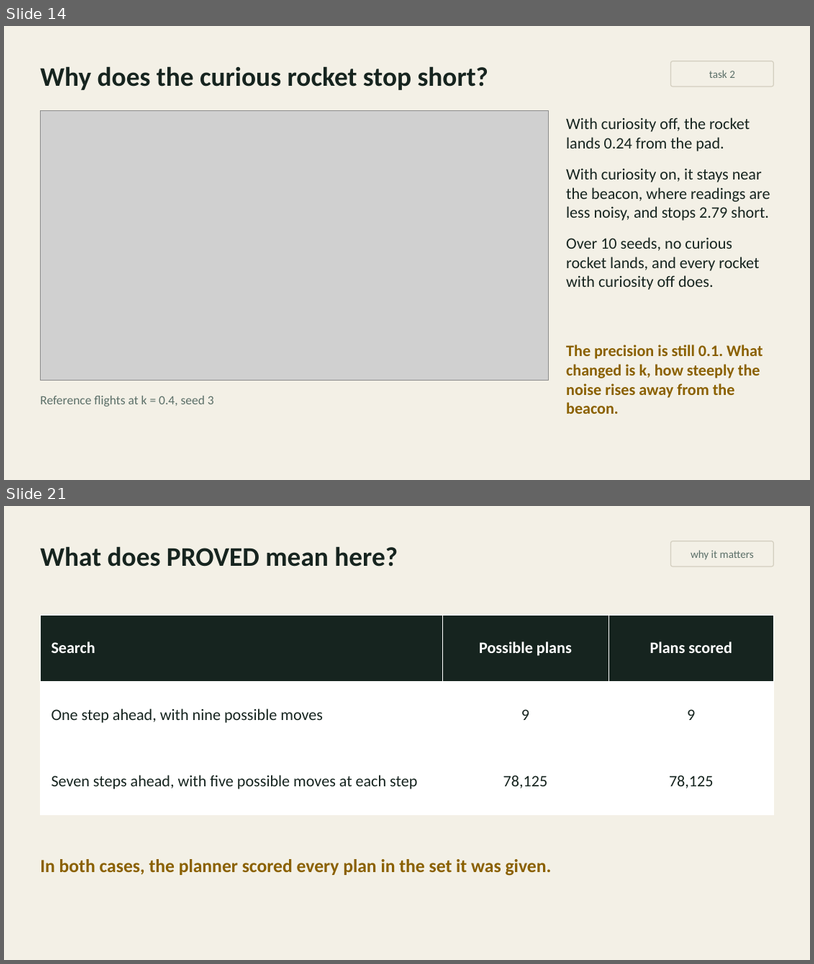
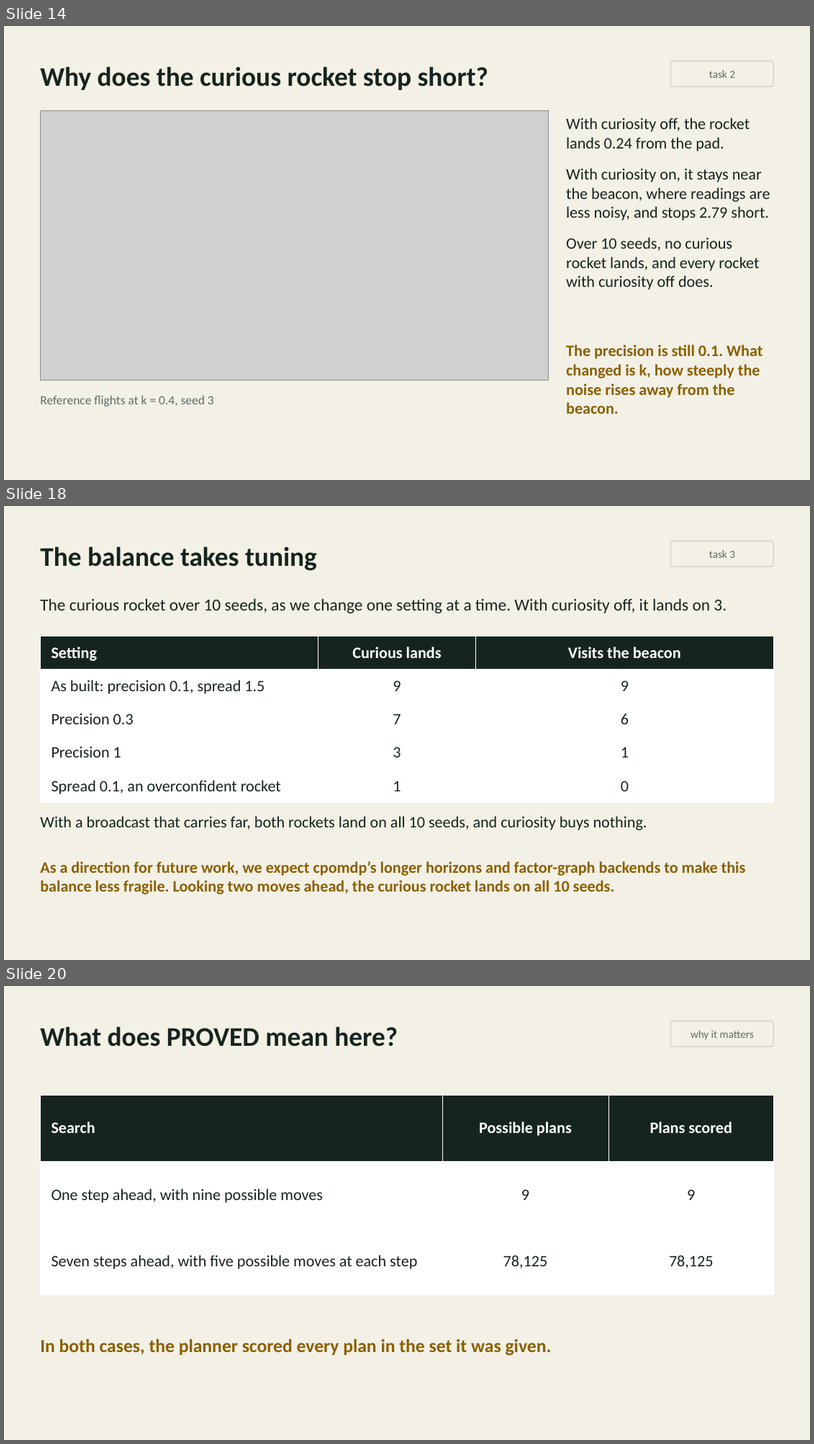
Before and after one commit to inferogenesis/cpomdp-workshop, a slide deck: deck/cpomdp_symposium_2026.pptx. Shown one above the other, each under a label of ours: slides 14 and 21 before the commit, slides 14, 18 and 20 after it; the slides between them are not shown. The pictures are 814x964 and 814x1444 pixels, drawn with LibreOffice and Linux fonts; fonts in the diff are those of the drawing; grey boxes stand for pictures. Boxes give left, top, right and bottom in pixels: in the first picture for what was removed or moved away, otherwise in the second. Text is boxed around its words. In the diff, an @@ line names an element or a change of style, - is before the commit and + after.

```diff
--- a/deck/cpomdp_symposium_2026.pptx
+++ b/deck/cpomdp_symposium_2026.pptx
@@ slide 18 added at <box>4,506,810,960</box>, background #F3F0E6 @@
@@ text added at <box>40,546,317,571</box>, 32 pt, text #16241F, bold @@
+The balance takes tuning
@@ rounded rectangle added at <box>671,541,774,566</box>, outline #D3CEBF 1 pt, 13 pt, text #5B6F68 @@
+task 3
@@ text added at <box>40,598,727,613</box>, 20 pt, text #16241F @@
+The curious rocket over 10 seeds, as we change one setting at a time. With curiosity off, it lands on 3.
@@ table added at <box>40,636,774,803</box>, 5 rows, 3 columns @@
+Setting | Curious lands | Visits the beacon
+As built: precision 0.1, spread 1.5 | 9 | 9
+Precision 0.3 | 7 | 6
+Precision 1 | 3 | 1
+Spread 0.1, an overconfident rocket | 1 | 0
@@ text added at <box>40,816,648,830</box>, 19 pt, text #16241F @@
+With a broadcast that carries far, both rockets land on all 10 seeds, and curiosity buys nothing.
@@ text added at <box>40,861,746,894</box>, 19 pt, text #8A6000, bold @@
+As a direction for future work, we expect cpomdp’s longer horizons and factor-graph backends to make this balance less fragile. Looking two moves ahead, the curious rocket lands on all 10 seeds.
@@ what was slide 21 is now slide 20 @@
```
Also in this commit, not shown: 6 slides changed, 2 other slides added, 4 slides removed, 5 other files.
